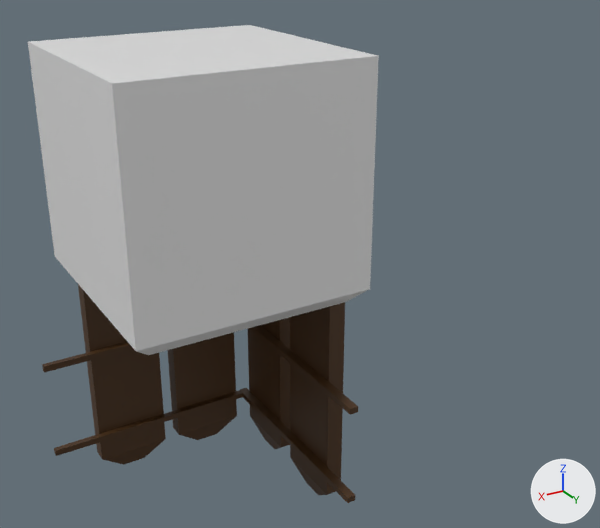
A saved change to the Blender file Assets/Resources/Models/ph_naroznik.blend.
Both versions are drawn from a 50 mm camera at (1.32, 2.98, 1.0) aimed at (-0.14, 0.54, -0.23). Lighting does not change. The marker at lower right points along +X, +Y and +Z.

In view in the first picture: 'deseczka.001', 'deseczka.002', 'deseczka.003', 'deseczka.004', 'stone', 'sztacheta.001', 'sztacheta.002', 'sztacheta.003', 'sztacheta.004'.
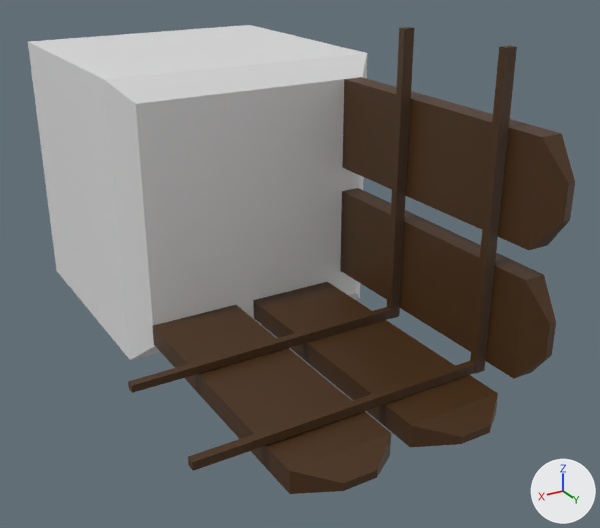
Pixel boxes [x1, y1, x2, y2] of what changed, in the pictures (600 x 528 px):
'stone', reshaped, turned: before [28, 25, 379, 355]; after [28, 25, 575, 494]
'sztacheta.003', deleted (brown): before [78, 284, 166, 465]
'sztacheta.002', deleted (brown): before [290, 302, 345, 495]
'sztacheta.004', deleted (brown): before [168, 332, 237, 440]
'deseczka.004', turned: before [42, 342, 133, 373]; after [128, 307, 391, 393]
'sztacheta.001', deleted: before [248, 317, 290, 449]
'deseczka.002', deleted (brown): before [240, 388, 355, 503]
'deseczka.003', deleted (brown): before [54, 390, 243, 456]
'deseczka.001', deleted (brown): before [249, 325, 358, 415]
part 1 of me_cube, added (brown): after [387, 27, 414, 319]
part 2 of me_cube, added (brown): after [470, 45, 517, 374]
part 3 of me_cube, added (brown): after [152, 77, 575, 494]

The change, as a diff of the scene's bpy script:
```diff
--- a/Assets/Resources/Models/ph_naroznik.blend.py
+++ b/Assets/Resources/Models/ph_naroznik.blend.py
@@ me_cube @@
 # used by ob_stone; location = (0.0, 0.0, 0.0)
-me_cube.from_pydata(...)  # 8 vertices, 6 faces; spans x -0.5..0.5, y -0.5..0.5, z -0.5..0.5
+me_cube.from_pydata(...)  # 80 vertices, 64 faces; spans x -0.5..0.65, y -0.5..0.65, z -1.537..0.5
+# me_cube part 1: a new loose piece, a box spanning x -0.352..-0.314, y -0.35..0.65, z -0.883..-0.856, in mat_material_002 (brown #482e12)
+# me_cube part 2: a new loose piece, a box spanning x -0.352..-0.314, y -0.35..0.65, z -1.324..-1.297, in mat_material_002 (brown #482e12)
+# me_cube part 3
+# 40 vertices are added at x -0.427..0.65, y -0.422..0.43, z -1.537..-1.298
+# 16 new vertices lie (0.0, 0.0, 0.948) away from vertices in x -0.427..0.432, y -0.422..0.43, z -1.448
+# 46 new faces join them, mat_material_002 (brown #482e12)
 me_cube.materials.append(mat_material)
+me_cube.materials.append(mat_material_002)  # brown #482e12
@@ ob_stone @@
 ob_stone.location = (0.0, 0.0, 0.0)
+ob_stone.rotation_euler = (1.571, 0.0, 0.0)  # degrees (90, 0, 0)
 _m = ob_stone.modifiers.new('Bevel', 'BEVEL')
@@ ob_sztacheta_001 @@
-ob_sztacheta_001 = bpy.data.objects.new('sztacheta.001', me_cube_001)
-ob_sztacheta_001.parent = ob_stone
-ob_sztacheta_001.location = (-0.389, -0.152, -0.974)
-ob_sztacheta_001.rotation_euler = (-3.142, 0.0, 0.0)  # degrees (-180, 0, 0)
-ob_sztacheta_001.scale = (-0.0372, -0.163, -0.474)
@@ ob_sztacheta_002 @@
-ob_sztacheta_002 = bpy.data.objects.new('sztacheta.002', me_cube_002)
-ob_sztacheta_002.parent = ob_stone
-ob_sztacheta_002.location = (-0.389, 0.267, -0.974)
-ob_sztacheta_002.rotation_euler = (-3.142, 0.0, 0.0)  # degrees (-180, 0, 0)
-ob_sztacheta_002.scale = (-0.0372, -0.163, -0.474)
@@ ob_sztacheta_003 @@
-ob_sztacheta_003 = bpy.data.objects.new('sztacheta.003', me_cube_003)
-ob_sztacheta_003.parent = ob_stone
-ob_sztacheta_003.location = (0.269, -0.385, -0.974)
-ob_sztacheta_003.rotation_euler = (-3.142, 0.0, 1.571)  # degrees (-180, 0, 90)
-ob_sztacheta_003.scale = (-0.0372, -0.163, -0.474)
@@ ob_sztacheta_004 @@
-ob_sztacheta_004 = bpy.data.objects.new('sztacheta.004', me_cube_004)
-ob_sztacheta_004.parent = ob_stone
-ob_sztacheta_004.location = (-0.129, -0.385, -0.974)
-ob_sztacheta_004.rotation_euler = (-3.142, 0.0, 1.571)  # degrees (-180, 0, 90)
-ob_sztacheta_004.scale = (-0.0372, -0.163, -0.474)
@@ ob_deseczka_001 @@
-ob_deseczka_001 = bpy.data.objects.new('deseczka.001', me_cube_005)
-ob_deseczka_001.parent = ob_stone
-ob_deseczka_001.location = (-0.333, 0.15, -0.869)
-ob_deseczka_001.rotation_euler = (-3.142, 0.0, 0.0)  # degrees (-180, 0, 0)
-ob_deseczka_001.scale = (-0.0191, -0.5, -0.0136)
@@ ob_deseczka_002 @@
-ob_deseczka_002 = bpy.data.objects.new('deseczka.002', me_cube_007)
-ob_deseczka_002.parent = ob_stone
-ob_deseczka_002.location = (-0.333, 0.15, -1.31)
-ob_deseczka_002.rotation_euler = (-3.142, 0.0, 0.0)  # degrees (-180, 0, 0)
-ob_deseczka_002.scale = (-0.0191, -0.5, -0.0136)
@@ ob_deseczka_003 @@
-ob_deseczka_003 = bpy.data.objects.new('deseczka.003', me_cube_008)
-ob_deseczka_003.parent = ob_stone
-ob_deseczka_003.location = (0.15, -0.331, -1.31)
-ob_deseczka_003.rotation_euler = (-3.142, 0.0, 1.571)  # degrees (-180, 0, 90)
-ob_deseczka_003.scale = (-0.0191, -0.5, -0.0136)
```
